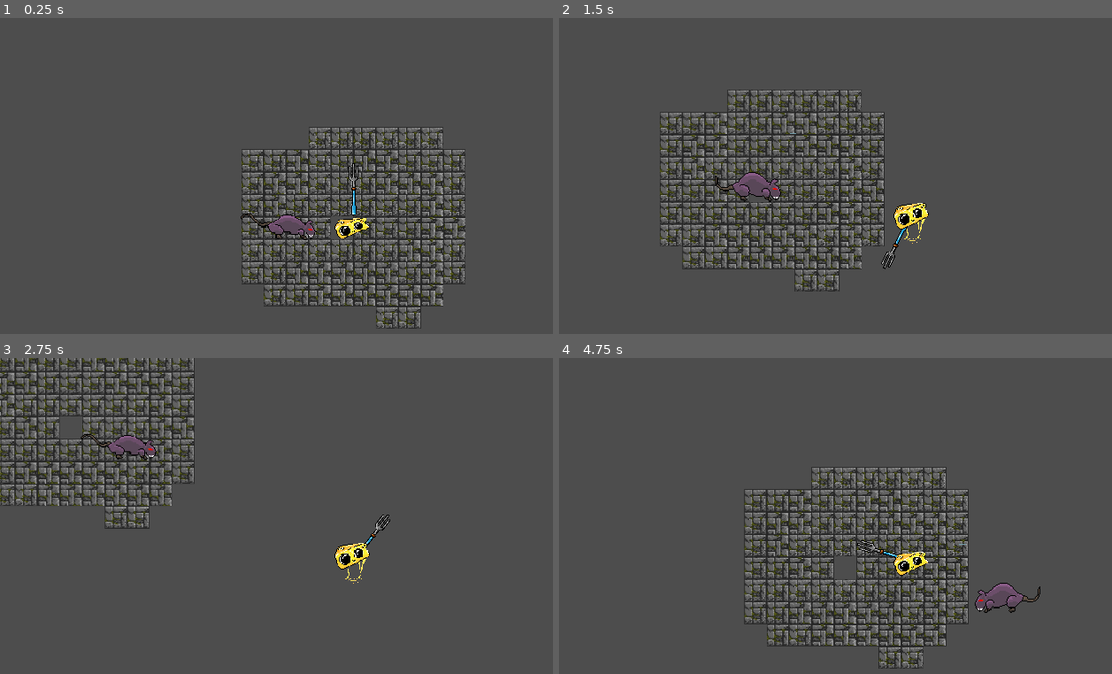
Above: before the commit, frames 1-4 (two rows, left to right).
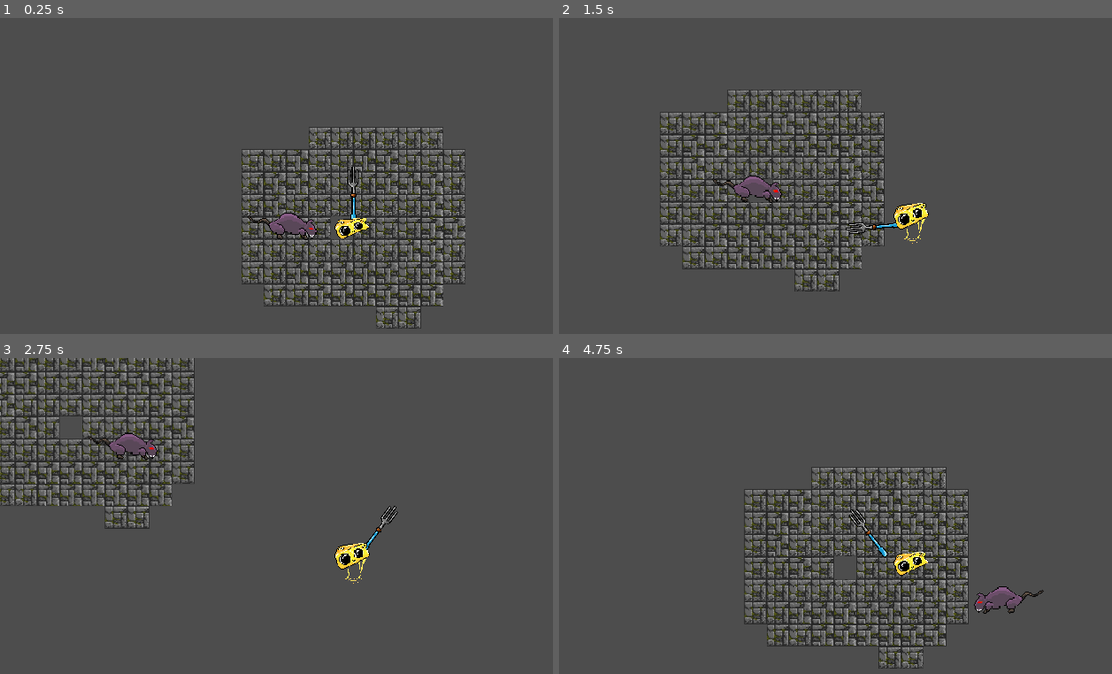
Above: after the commit, the same moments.

Repository: karmette/nah-id-win
Game: Godot game, scene res://scenes/stage_1.tscn
Same seed, same stepped clock (60 frames per second), same inputs: the game is played once before the commit and once after it. The project has no main scene, so this scene is started directly.
Inputs (mouse positions are in pixels of both pictures, inside the frame that each line leads up to):
- Up to frame 1 (0.25 s): no input
- Up to frame 2 (1.5 s): tap Enter (ui_accept) at 0.5, 0.77 s; move the mouse to (1067, 198) at 0.52 s; press the mouse at (1067, 198) at 0.53 s; hold D (right) 0.53-1.28 s; right-click (1067, 198) at 0.8 s; move the mouse to (769, 236) at 1.27 s; release the mouse at (769, 236) at 1.28 s; hold S (down) from 1.28 s (still down); right-click (769, 236) at 1.35 s
- Up to frame 3 (2.75 s): tap Enter (ui_accept) at 1.52 s; click (210, 576) at 1.55 s; move the mouse to (425, 468) at 2.02 s; release S (down) at 2.03 s; press the mouse at (425, 468) at 2.03 s; hold D (right) from 2.03 s (still down); right-click (425, 468) at 2.3 s
- Up to frame 4 (4.75 s): move the mouse to (879, 636) at 2.77 s; release D (right) at 2.78 s; release the mouse at (879, 636) at 2.78 s; hold W (up) 2.78-3.53 s; right-click (879, 636) at 2.85 s; tap Enter (ui_accept) at 3.02, 3.77, 4.52 s; click (879, 636) at 3.05 s; move the mouse to (outside the picture) at 3.52 s; press the mouse at (outside the picture) at 3.53 s; hold A (left) from 3.53 s (still down); right-click (outside the picture) at 3.8 s; move the mouse to (702, 497) at 4.27 s; release the mouse at (702, 497) at 4.28 s; right-click (702, 497) at 4.35 s; click (702, 497) at 4.55 s

The runs differ from the first frame. In frame 1, 0.4% of the frame differs, in the area x 43-65%, y 45-71%; in frame 2, 0.6%, in the area x 27-64%, y 36-80%; in frame 3, 0.4%; in frame 4, 0.6%.

Commit message:
enemy damage vfx and thrust attack

Diff:
--- a/src/characters/enemy.gd
+++ b/src/characters/enemy.gd
@@ -2,6 +2,7 @@
 
 @onready var animation_player: AnimationPlayer = $AnimationPlayer
 @onready var sprite_2d: AnimatedSprite2D = $Sprite2D
+@onready var hit_particles: GPUParticles2D = $HitParticles
 
 @export var health = 15
 @export var knockback_force = 300
@@ -49,6 +50,8 @@
 		knockback_velocity = knockback_velocity.move_toward(Vector2.ZERO, knockback_decay * delta)
 	else:
 		# Normal movement logic here
+		if not sprite_2d.is_playing():
+			sprite_2d.play()
 		var steering := Vector2.ZERO
 
 		steering += seek() * seek_weight
@@ -170,7 +173,9 @@
 	return Vector2.ZERO
 
 func take_damage(amount: int, direction: Vector2):
+	hit_particles.rotation = direction.angle()
+	hit_particles.restart()
+	sprite_2d.pause()
 	animation_player.play("take_damage")
 	health -= amount
 	knockback_velocity = direction * knockback_force #sets knockback
-	print("ASDSA")
--- a/src/characters/enemy.tscn
+++ b/src/characters/enemy.tscn
@@ -3,6 +3,7 @@
 [ext_resource type="Script" uid="uid://d2mn8lr83u0gb" path="res://characters/enemy.gd" id="1_nhupr"]
 [ext_resource type="Shader" uid="uid://dpxkjrfwngt8v" path="res://characters/damage_flash.gdshader" id="2_1ohc2"]
 [ext_resource type="Texture2D" uid="uid://7xonakugoerl" path="res://assets/sprites/simple rat/idle rat.png" id="3_1ohc2"]
+[ext_resource type="Texture2D" uid="uid://btm08sl4cupxg" path="res://assets/particles/hit_effect.png" id="4_ggbst"]
 
 [sub_resource type="ShaderMaterial" id="ShaderMaterial_ggbst"]
 shader = ExtResource("2_1ohc2")
@@ -78,12 +79,44 @@
 "update": 0,
 "values": [0.0, 1.0, 0.0]
 }
+tracks/1/type = "method"
+tracks/1/imported = false
+tracks/1/enabled = true
+tracks/1/path = NodePath("Sprite2D")
+tracks/1/interp = 1
+tracks/1/loop_wrap = true
+tracks/1/keys = {
+"times": PackedFloat32Array(),
+"transitions": PackedFloat32Array(),
+"values": []
+}
 
 [sub_resource type="AnimationLibrary" id="AnimationLibrary_u8tuc"]
 _data = {
 &"RESET": SubResource("Animation_1ohc2"),
 &"take_damage": SubResource("Animation_toq4n")
 }
+
+[sub_resource type="Curve" id="Curve_ggbst"]
+_data = [Vector2(0, 1), 0.0, 0.0, 0, 0, Vector2(1, 0.17673385), 0.0, 0.0, 0, 0]
+point_count = 2
+
+[sub_resource type="CurveTexture" id="CurveTexture_toq4n"]
+curve = SubResource("Curve_ggbst")
+
+[sub_resource type="ParticleProcessMaterial" id="ParticleProcessMaterial_1ohc2"]
+lifetime_randomness = 0.2
+angle_min = -513.2
+angle_max = 720.0
+spread = 51.292
+initial_velocity_min = 297.1
+initial_velocity_max = 297.1
+gravity = Vector3(0, 0, 0)
+linear_accel_min = -100.0
+linear_accel_max = -100.0
+scale_min = 1.55
+scale_max = 2.1
+scale_curve = SubResource("CurveTexture_toq4n")
 
 [node name="Enemy" type="CharacterBody2D" unique_id=1223147141 groups=["enemies"]]
 script = ExtResource("1_nhupr")
@@ -93,7 +126,7 @@
 sprite_frames = SubResource("SpriteFrames_ki21s")
 animation = &"idle"
 autoplay = "idle"
-frame_progress = 0.75509846
+frame_progress = 0.18070574
 
 [node name="ForwardRay" type="RayCast2D" parent="." unique_id=464449794]
 target_position = Vector2(0, 32)
@@ -110,4 +143,14 @@
 [node name="AnimationPlayer" type="AnimationPlayer" parent="." unique_id=1574592315]
 libraries/ = SubResource("AnimationLibrary_u8tuc")
 
+[node name="HitParticles" type="GPUParticles2D" parent="." unique_id=1776158011]
+emitting = false
+amount = 6
+texture = ExtResource("4_ggbst")
+lifetime = 0.25
+one_shot = true
+explosiveness = 1.0
+randomness = 0.65
+process_material = SubResource("ParticleProcessMaterial_1ohc2")
+
 [connection signal="area_entered" from="Hurtbox" to="." method="_on_hurtbox_area_entered"]
--- a/src/characters/player/fork.gd
+++ b/src/characters/player/fork.gd
@@ -12,11 +12,12 @@
 	on_cooldown = state
 
 func _input(event):
-	if Input.is_action_pressed("attack") and not on_cooldown:
-		attack()
-
-func attack():
-	animation_player.play("swing")
+	if Input.is_action_just_pressed("swing") and not on_cooldown:
+		animation_player.play("swing")
+	if Input.is_action_pressed("thrust") and not on_cooldown:
+		animation_player.play("charge_thrust")
+	if Input.is_action_just_released("thrust") and not on_cooldown:
+		animation_player.play("thrust")
 
 #Signals
 func emit_attacking(state: bool):
--- a/src/characters/player/fork.tscn
+++ b/src/characters/player/fork.tscn
@@ -32,10 +32,37 @@
 "update": 1,
 "values": [true]
 }
+tracks/2/type = "value"
+tracks/2/imported = false
+tracks/2/enabled = true
+tracks/2/path = NodePath("..:position")
+tracks/2/interp = 1
+tracks/2/loop_wrap = true
+tracks/2/keys = {
+"times": PackedFloat32Array(0),
+"transitions": PackedFloat32Array(1),
+"update": 0,
+"values": [Vector2(0, 0)]
+}
+
+[sub_resource type="Animation" id="Animation_4xibx"]
+resource_name = "charge_thrust"
+tracks/0/type = "value"
+tracks/0/imported = false
+tracks/0/enabled = true
+tracks/0/path = NodePath("..:position")
+tracks/0/interp = 2
+tracks/0/loop_wrap = true
+tracks/0/keys = {
+"times": PackedFloat32Array(0, 0.05),
+"transitions": PackedFloat32Array(1, 1),
+"update": 0,
+"values": [Vector2(0, 0), Vector2(-37, 0)]
+}
 
 [sub_resource type="Animation" id="Animation_exd8k"]
 resource_name = "swing"
-length = 0.4
+length = 0.5
 tracks/0/type = "value"
 tracks/0/imported = false
 tracks/0/enabled = true
@@ -43,10 +70,10 @@
 tracks/0/interp = 2
 tracks/0/loop_wrap = true
 tracks/0/keys = {
-"times": PackedFloat32Array(0, 0.15, 0.4),
-"transitions": PackedFloat32Array(1, 1, 1),
+"times": PackedFloat32Array(0, 0.1, 0.25, 0.5),
+"transitions": PackedFloat32Array(1, 1, 1, 1),
 "update": 0,
-"values": [-0.9075712, 0.9075712, 0.0]
+"values": [0.0, -1.3788102, 0.9075712, 0.0]
 }
 tracks/1/type = "method"
 tracks/1/imported = false
@@ -55,7 +82,7 @@
 tracks/1/interp = 1
 tracks/1/loop_wrap = true
 tracks/1/keys = {
-"times": PackedFloat32Array(0, 0.4),
+"times": PackedFloat32Array(0, 0.5),
 "transitions": PackedFloat32Array(1, 1),
 "values": [{
 "args": [true],
@@ -72,16 +99,46 @@
 tracks/2/interp = 1
 tracks/2/loop_wrap = true
 tracks/2/keys = {
-"times": PackedFloat32Array(0, 0.15),
+"times": PackedFloat32Array(0.099999994, 0.25),
 "transitions": PackedFloat32Array(1, 1),
 "update": 1,
 "values": [false, true]
 }
 
+[sub_resource type="Animation" id="Animation_ls71b"]
+resource_name = "thrust"
+length = 0.6
+tracks/0/type = "value"
+tracks/0/imported = false
+tracks/0/enabled = true
+tracks/0/path = NodePath("..:position")
+tracks/0/interp = 2
+tracks/0/loop_wrap = true
+tracks/0/keys = {
+"times": PackedFloat32Array(0, 0.05, 0.4, 0.6),
+"transitions": PackedFloat32Array(1, 1, 1, 1),
+"update": 0,
+"values": [Vector2(-37, 0), Vector2(29.43, 0), Vector2(29.43, 0), Vector2(0, 0)]
+}
+tracks/1/type = "value"
+tracks/1/imported = false
+tracks/1/enabled = true
+tracks/1/path = NodePath("Hitbox/CollisionShape2D:disabled")
+tracks/1/interp = 1
+tracks/1/loop_wrap = true
+tracks/1/keys = {
+"times": PackedFloat32Array(0, 0.05, 0.4),
+"transitions": PackedFloat32Array(1, 1, 1),
+"update": 1,
+"values": [true, false, true]
+}
+
 [sub_resource type="AnimationLibrary" id="AnimationLibrary_5dc8e"]
 _data = {
 &"RESET": SubResource("Animation_5dc8e"),
-&"swing": SubResource("Animation_exd8k")
+&"charge_thrust": SubResource("Animation_4xibx"),
+&"swing": SubResource("Animation_exd8k"),
+&"thrust": SubResource("Animation_ls71b")
 }
 
 [node name="Fork" type="Node2D" unique_id=685591835]
@@ -89,7 +146,7 @@
 
 [node name="ForkSprite" type="Sprite2D" parent="." unique_id=474383508]
 texture_filter = 1
-position = Vector2(21.999998, -3.9999998)
+position = Vector2(21, -3.9999998)
 scale = Vector2(0.55452794, 0.6892902)
 texture = ExtResource("2_ls71b")
 
--- a/src/characters/player/player.tscn
+++ b/src/characters/player/player.tscn
@@ -178,9 +178,8 @@
 
 [node name="WeaponOrigin" type="Node2D" parent="." unique_id=1159266532]
 z_index = -1
-position = Vector2(0, 12)
+position = Vector2(0, 19)
 script = ExtResource("4_ixbpm")
 
 [node name="Fork" parent="WeaponOrigin" unique_id=685591835 instance=ExtResource("4_5dc8e")]
-position = Vector2(16, 0)
-scale = Vector2(3.8253634, 3.8253634)
+scale = Vector2(4.26, 4.26)
--- a/src/project.godot
+++ b/src/project.godot
@@ -67,9 +67,14 @@
 "events": [Object(InputEventKey,"resource_local_to_scene":false,"resource_name":"","device":0,"window_id":0,"alt_presse …(189 unchanged characters)…
 ]
 }
-attack={
+swing={
 "deadzone": 0.2,
 "events": [Object(InputEventMouseButton,"resource_local_to_scene":false,"resource_name":"","device":-1,"window_id":0,"a …(253 unchanged characters)…
+]
+}
+thrust={
+"deadzone": 0.2,
+"events": [Object(InputEventMouseButton,"resource_local_to_scene":false,"resource_name":"","device":-1,"window_id":0,"alt_pressed":false,"shift_pressed":false,"ctrl_pressed":false,"meta_pressed":false,"button_mask":0,"position":Vector2(0, 0),"global_position":Vector2(0, 0),"factor":1.0,"button_index":2,"canceled":false,"pressed":false,"double_click":false,"script":null)
 ]
 }
 
--- a/src/scenes/stage_1.tscn
+++ b/src/scenes/stage_1.tscn
@@ -1,8 +1,8 @@
 [gd_scene format=4 uid="uid://ear4a7hnc7gg"]
 
 [ext_resource type="PackedScene" uid="uid://ctat1q5phnnvi" path="res://characters/player/player.tscn" id="1_vrt2j"]
-[ext_resource type="Texture2D" uid="uid://6d15wr44urk5" path="res://assets/sprites/tile/tile1.png" id="2_e77qm"]
-[ext_resource type="Texture2D" uid="uid://buvuc8lkx17vy" path="res://assets/sprites/tile/tile2.png" id="3_kx1yv"]
+[ext_resource type="Texture2D" uid="uid://6d15wr44urk5" path="res://assets/tilemap/floor/tile1.png" id="2_e77qm"]
+[ext_resource type="Texture2D" uid="uid://buvuc8lkx17vy" path="res://assets/tilemap/floor/tile2.png" id="3_kx1yv"]
 [ext_resource type="PackedScene" uid="uid://dplolwanxfpr8" path="res://characters/enemy.tscn" id="4_e77qm"]
 
 [sub_resource type="TileSetAtlasSource" id="TileSetAtlasSource_u47qm"]
Binary file added: src/assets/particles/hit_effect.png
Not shown, changed: src/assets/particles/hit_effect.png.import
Not shown, changed: src/assets/sprites/bluecheese_weaponandtrap/bluecheese splasher bullets.png.import
Not shown, added: src/assets/sprites/bluecheese_weaponandtrap/bluecheese splasher-Sheet.png.import
Not shown, added: src/assets/sprites/bluecheese_weaponandtrap/bluecheese.png.import
Not shown, changed: src/assets/sprites/simple_rat/idle rat.png.import
Not shown, changed: src/assets/sprites/simple_rat/run rat.png.import
Not shown, added: src/assets/sprites/tile/tile corner.png.import
Not shown, added: src/assets/sprites/tile/tile down1.png.import
Not shown, added: src/assets/sprites/tile/tile down2.png.import
Not shown, added: src/assets/sprites/tile/tile left1.png.import
Not shown, added: src/assets/sprites/tile/tile left2.png.import
(and 45 more such lines)
